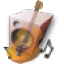
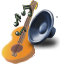
Layers edited between the first and the second (64, 64) image:
removed layer "Background copy" (was 42%) over (x1=2, y1=6, x2=59, y2=64)
removed layer "Pasted Layer copy" (was 76%) over (x1=5, y1=0, x2=43, y2=64)
removed layer "Background" over (x1=2, y1=6, x2=59, y2=64)
added layer "Speaker" above "Guitar Enhanced" over (x1=12, y1=0, x2=60, y2=50)
added layer "Guitar Enhanced" above "Guitar" over (x1=0, y1=0, x2=38, y2=64)
renamed "Pasted Layer" to "Guitar", hid it over (x1=5, y1=0, x2=43, y2=64)
